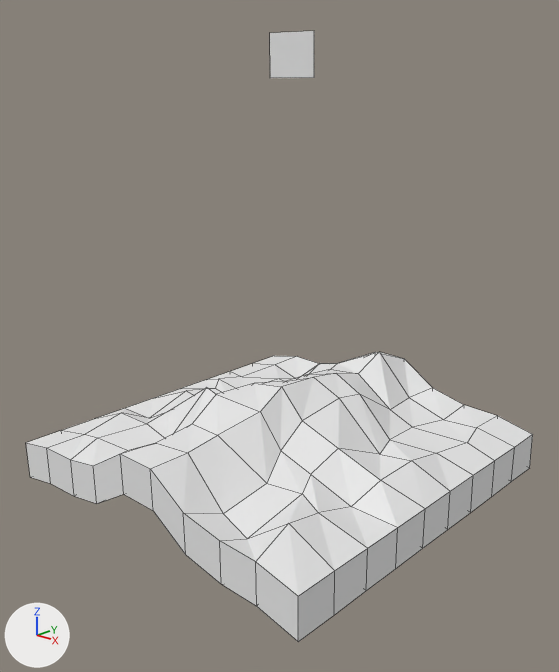
A saved change to the Blender file Assets/Models/WallThick2.blend.
The view is the same before and after, from a 50 mm lens placed at (4.001, -2.878, 1.595), pointed at (0.077, 1.366, -0.236). The axes (+X, +Y, +Z) are drawn at lower left. The lights are the same throughout. Mesh edges are drawn as thin lines.

Script lines for the objects in view, before the commit:
```python
me_cube = bpy.data.meshes.new('Cube')
me_cube.from_pydata(...)  # 204 vertices, 199 faces; spans x -0.502..0.498, y -0.007..1.002, z -0.509..0.666
me_cube.materials.append(mat_bush)  # its picture is missing
ob_cube = bpy.data.objects.new('Cube', me_cube)
ob_cube.location = (0.0, 0.0, 0.0)
ob_cube.scale = (3.0, 3.0, 3.0)
```
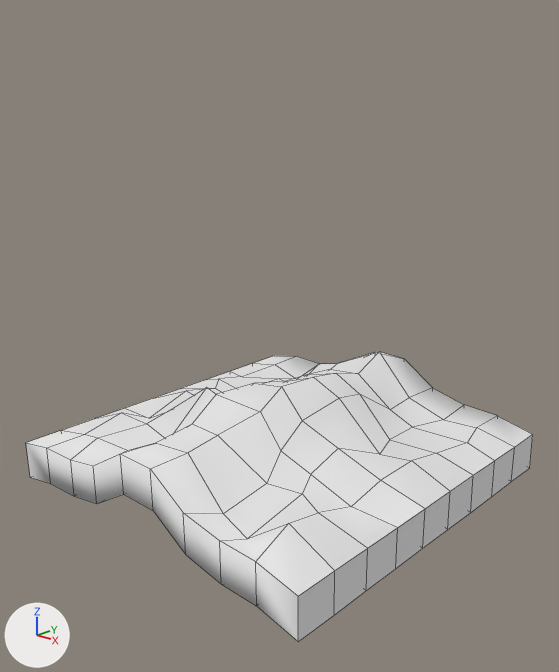
Where the change shows, as pixel boxes (x1, y1, x2, y2) in the pictures (559 x 672 px):
'Cube', reshaped (52% shorter)
    before: (26, 31, 533, 642)
    after: (26, 352, 533, 642)
part 1 of me_cube, deleted
    before: (270, 31, 314, 78)
part 2 of me_cube, shading changed
    both: (29, 352, 521, 631)

Edits to the bpy script that builds the scene:
```text
Change me_cube:
    used by ob_cube; location = (0.0, 0.0, 0.0); scale = (3.0, 3.0, 3.0)
    remove me_cube.from_pydata(...)  # 204 vertices, 199 faces; spans x -0.502..0.498, y -0.007..1.002, z -0.509..0.666
    add me_cube.from_pydata(...)  # 200 vertices, 198 faces; spans x -0.502..0.498, y -0.007..1.002, z -0.509..-0.208
    me_cube part 1: the loose piece of 4 vertices spanning x -0.076..0.053, y 0.529..0.549, z 0.56..0.666 is deleted
    me_cube part 2: 198 kept faces spanning x -0.502..0.498, y -0.007..1.002, z -0.509..-0.208 are now shaded smooth
```
